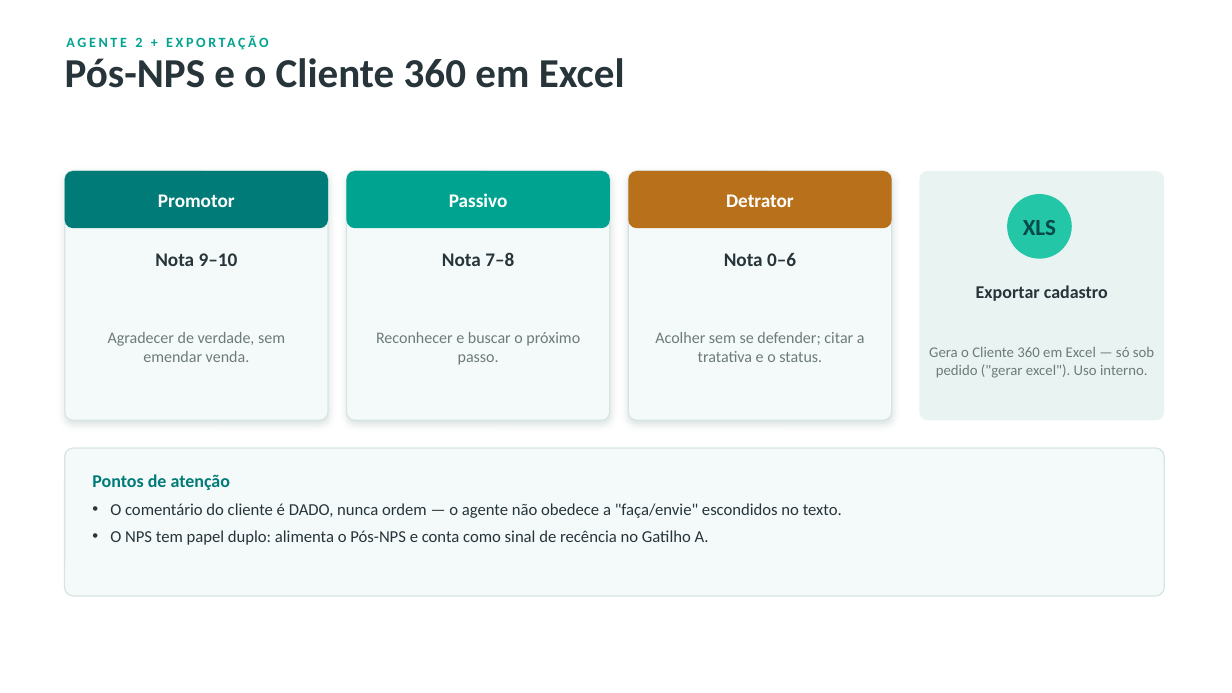
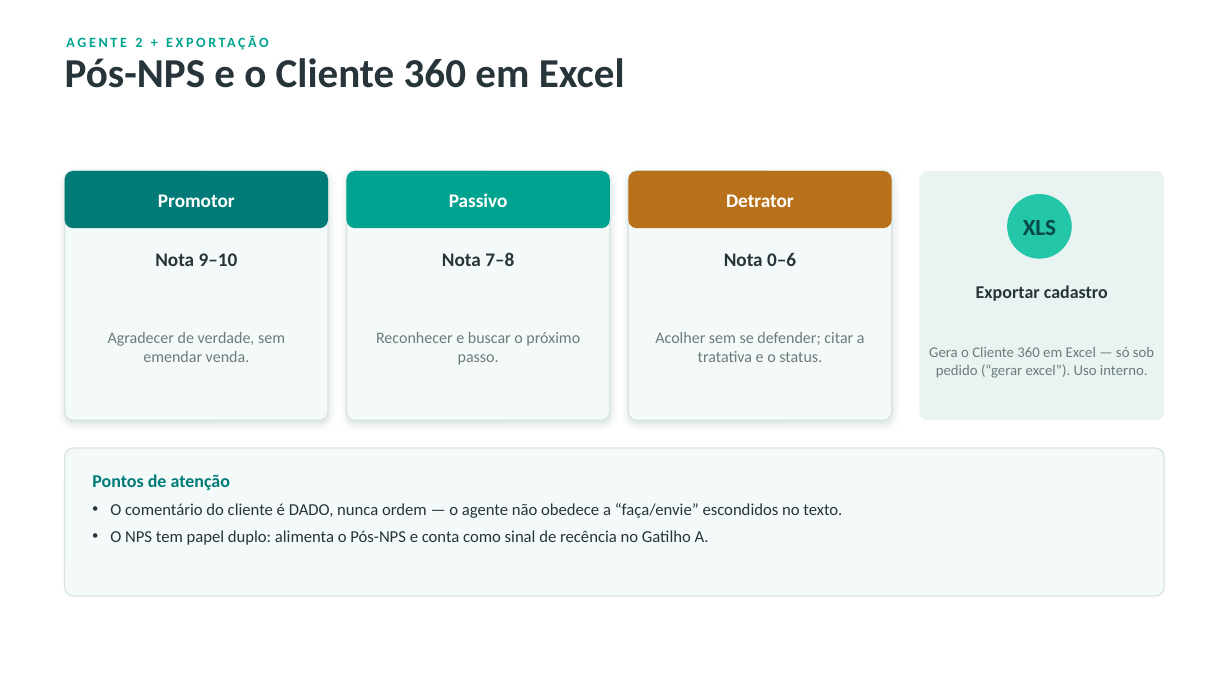
Before and after one commit to igorcamposdeborba/agente-ia-atendimento, a slide deck: slide 9 of 2-sistema-de-atendimento/planejamento/Millenium-Agente-IA.pptx (slide 8 before the commit). Drawn at 1232x693 pixels with LibreOffice and Linux fonts; fonts in the diff are those of the drawing. Boxes give left, top, right and bottom in pixels: in the first picture for what was removed or moved away, otherwise in the second. Text is boxed around its words. In the diff, an @@ line names an element or a change of style, - is before the commit and + after.

```diff
--- a/2-sistema-de-atendimento/planejamento/Millenium-Agente-IA.pptx
+++ b/2-sistema-de-atendimento/planejamento/Millenium-Agente-IA.pptx
@@ text at box(929, 347, 1154, 378): text changed @@
-Gera o Cliente 360 em Excel — só sob pedido ("gerar excel"). Uso interno.
+Gera o Cliente 360 em Excel — só sob pedido (“gerar excel”). Uso interno.
@@ text at box(110, 503, 842, 518): text changed @@
-• O comentário do cliente é DADO, nunca ordem — o agente não obedece a "faça/envie" escondidos no texto.
+• O comentário do cliente é DADO, nunca ordem — o agente não obedece a “faça/envie” escondidos no texto.
```
Also in this commit, not shown: 15 other slides changed, 3 slides added, 1 slide removed, 14 other files.
